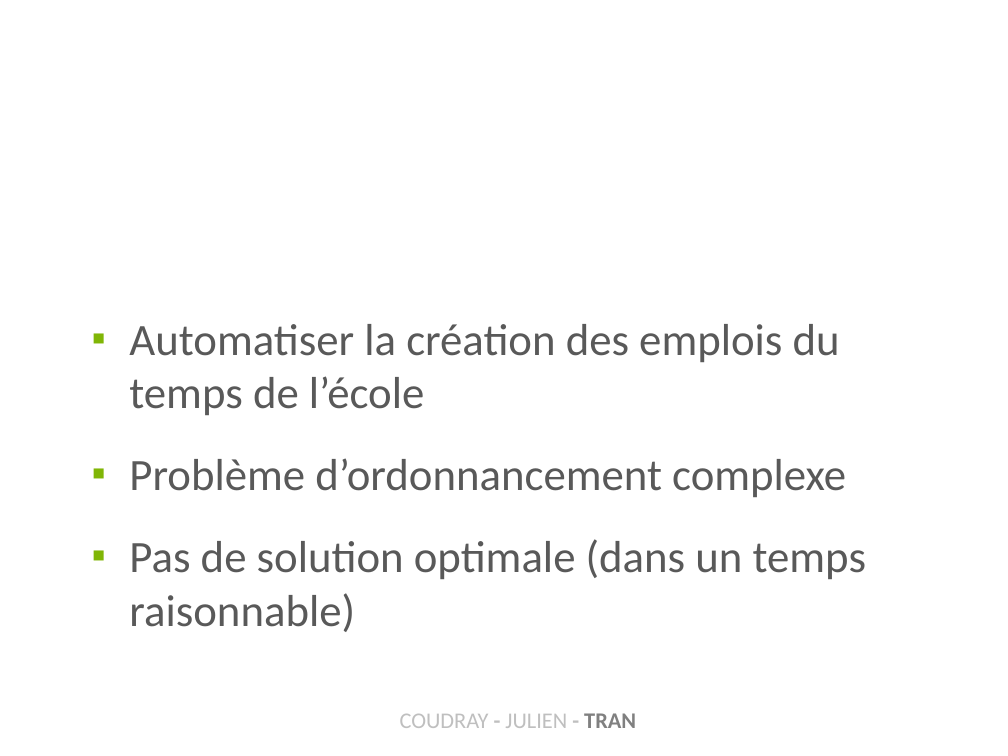
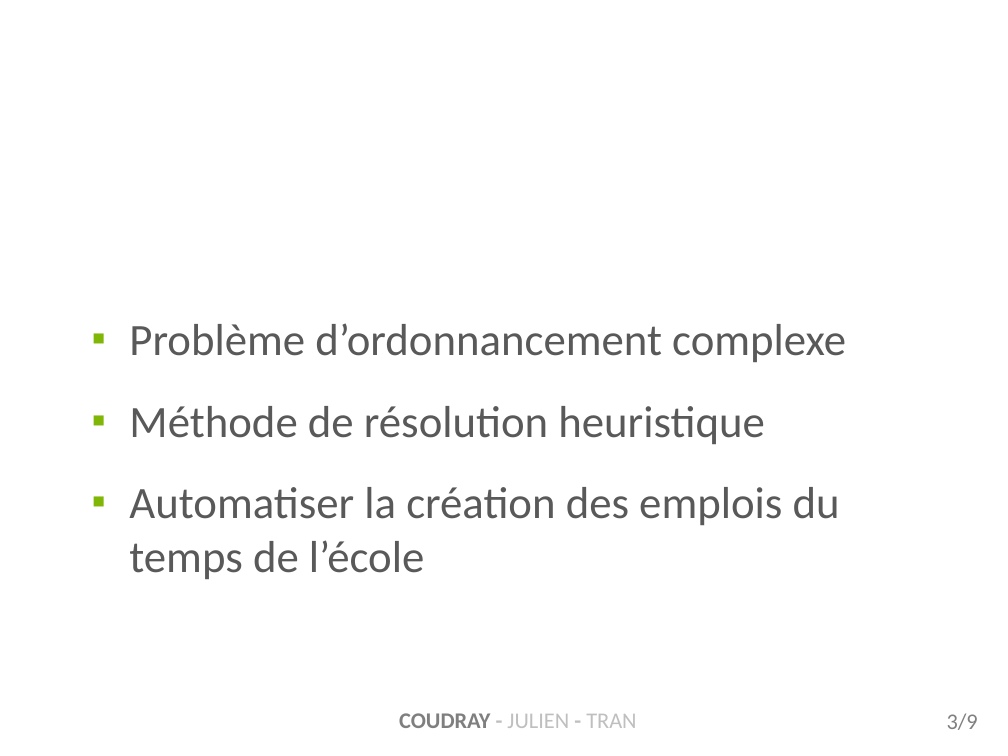
Before and after one commit to Projet-M2CT-ESME-SUDRIA/Planning-Intelligent, a slide deck: slide 3 of Soutenance_miProjet.pptx. Drawn at 1008x756 pixels with LibreOffice and Linux fonts; fonts in the diff are those of the drawing; background and template pictures are left out. Boxes give left, top, right and bottom in pixels: in the first picture for what was removed or moved away, otherwise in the second. Text is boxed around its words. In the diff, an @@ line names an element or a change of style, - is before the commit and + after.

```diff
--- a/Soutenance_miProjet.pptx
+++ b/Soutenance_miProjet.pptx
@@ text at (129, 323, 846, 444): paragraphs added @@
+▪ Problème d’ordonnancement complexe
+▪ Méthode de résolution heuristique
@@ text at (129, 458, 867, 632): paragraphs removed @@
-▪ Problème d’ordonnancement complexe
-▪ Pas de solution optimale (dans un temps raisonnable)
@@ text "COUDRAY - JULIEN - TRAN" at (399, 713, 636, 728): text colour #BFBFBF to #7F7F7F, bold on in "COUDRAY"; text colour #808080 to #BFBFBF, bold off in "TRAN" @@
@@ text added at (947, 713, 978, 730), 16 pt, text #808080 @@
+3/9
```
Also in this commit, not shown: 5 other slides changed, 1 slide added, 1 slide removed.
